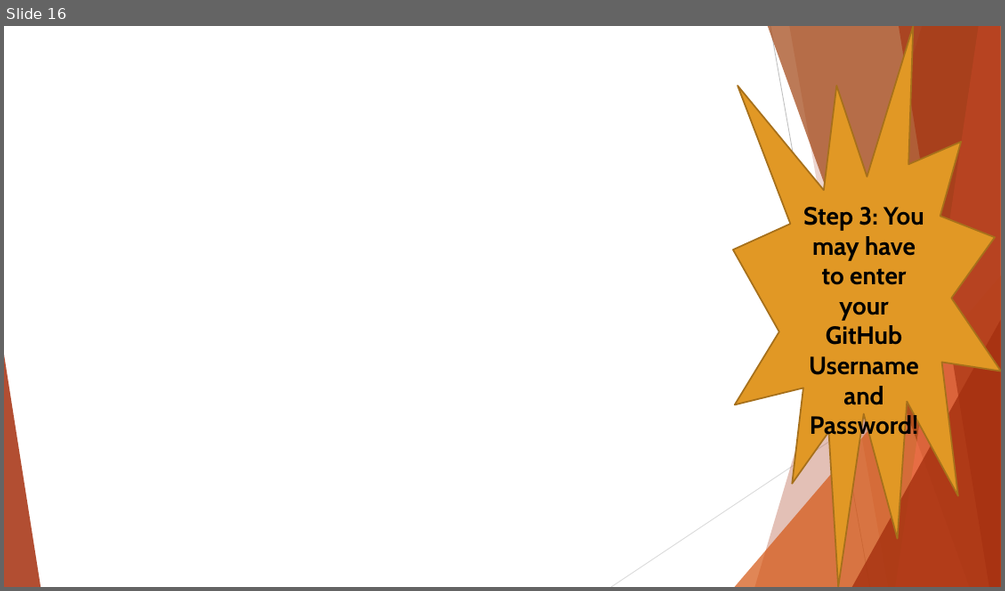
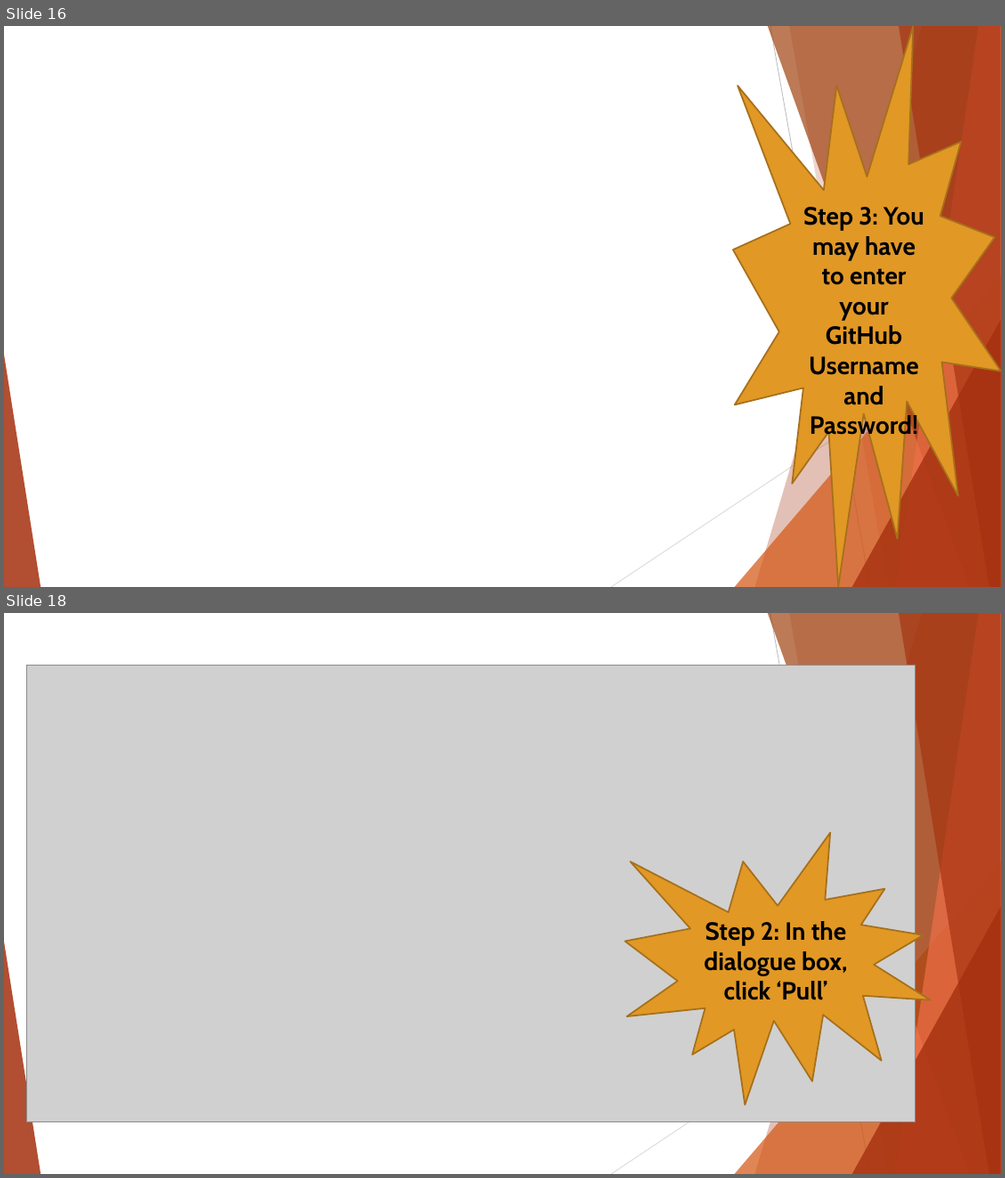
Before and after one commit to ICI3D/Sandbox, a slide deck: IntroToGitHub&SmartGit-v3.1.pptx. Shown one above the other, each under a label of ours: slide 16 before the commit, slides 16 and 18 after it; the slides between them are not shown. The pictures are 1005x591 and 1005x1178 pixels, drawn with LibreOffice and Linux fonts; fonts in the diff are those of the drawing; grey boxes stand for pictures; background and template pictures are left out. Boxes give left, top, right and bottom in pixels: in the first picture for what was removed or moved away, otherwise in the second. Text is boxed around its words. In the diff, an @@ line names an element or a change of style, - is before the commit and + after.

```diff
--- a/IntroToGitHub&SmartGit-v3.1.pptx
+++ b/IntroToGitHub&SmartGit-v3.1.pptx
@@ slide 18 added at [4, 613, 1001, 1174], background #FFFFFF; not listed: 10 template elements that a slide beside it also shows @@
@@ picture added at [27, 665, 915, 1121] @@
@@ irregular seal added at [625, 833, 930, 1105], fill #E19825, outline #A6701B 1.5 pt, 24 pt, text #000000, bold @@
+Step 2: In the dialogue box, click ‘Pull’
```
Also in this commit, not shown: 4 slides changed, 1 other slide added, 1 other file.
